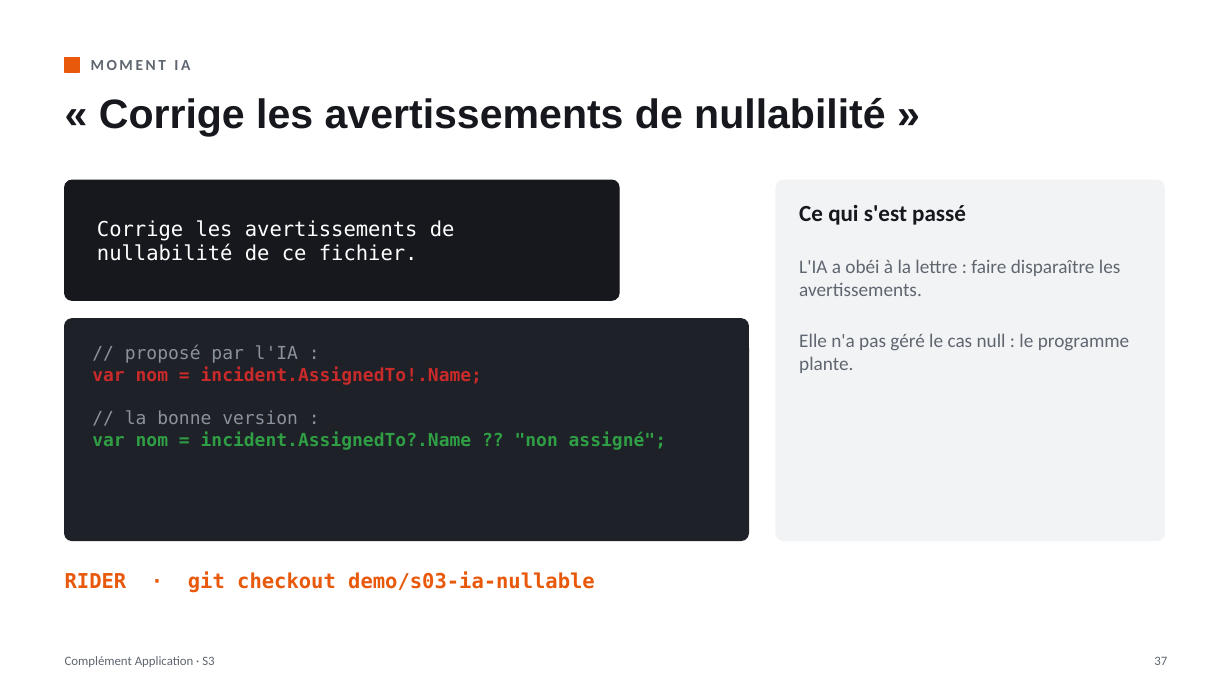
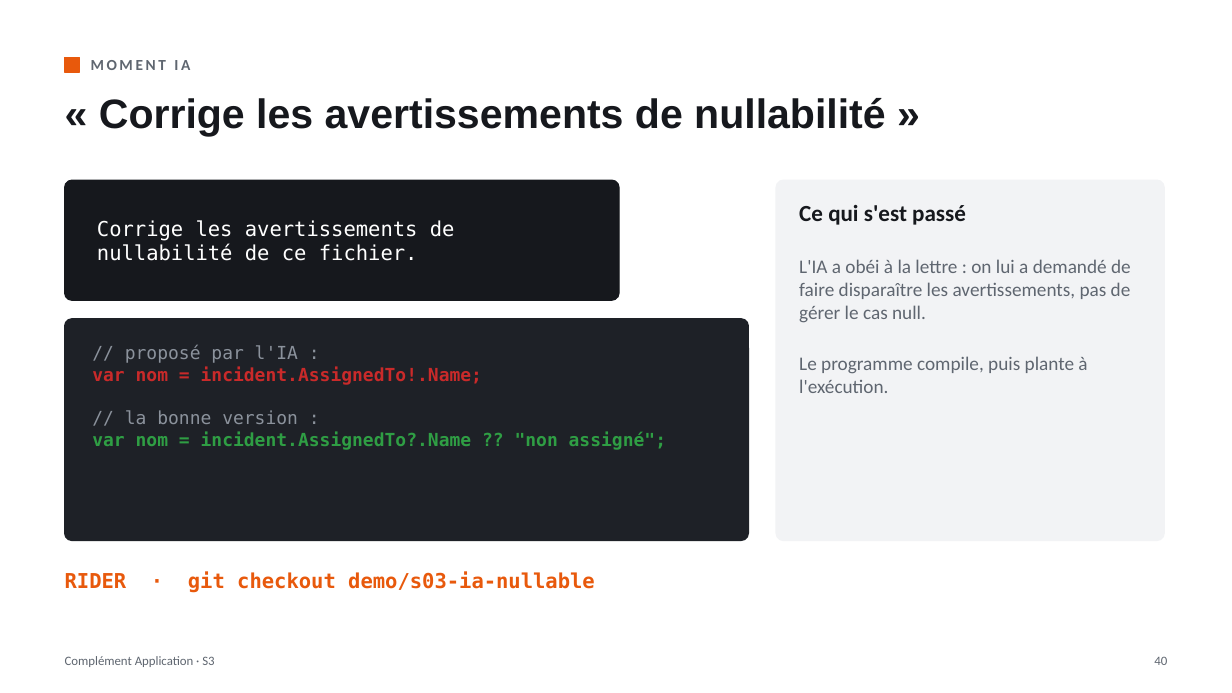
Before and after one commit to lle-condorcet/condorcet-2027, a slide deck: slide 40 of slides/LLE_CA_S03_Fondamentaux_CSharp.pptx (slide 37 before the commit). Drawn at 1232x693 pixels with LibreOffice and Linux fonts; fonts in the diff are those of the drawing. Boxes give left, top, right and bottom in pixels: in the first picture for what was removed or moved away, otherwise in the second. Text is boxed around its words. In the diff, an @@ line names an element or a change of style, - is before the commit and + after.

```diff
--- a/slides/LLE_CA_S03_Fondamentaux_CSharp.pptx
+++ b/slides/LLE_CA_S03_Fondamentaux_CSharp.pptx
@@ text at box(799, 259, 1131, 393): text changed @@
-L'IA a obéi à la lettre : faire disparaître les avertissements.
-Elle n'a pas géré le cas null : le programme plante.
+L'IA a obéi à la lettre : on lui a demandé de faire disparaître les avertissements, pas de gérer le cas null.
+Le programme compile, puis plante à l'exécution.
@@ text at box(1154, 657, 1167, 665): text changed @@
-37
+40
```
Also in this commit, not shown: 25 other slides changed, 3 slides added, 2 other files.
